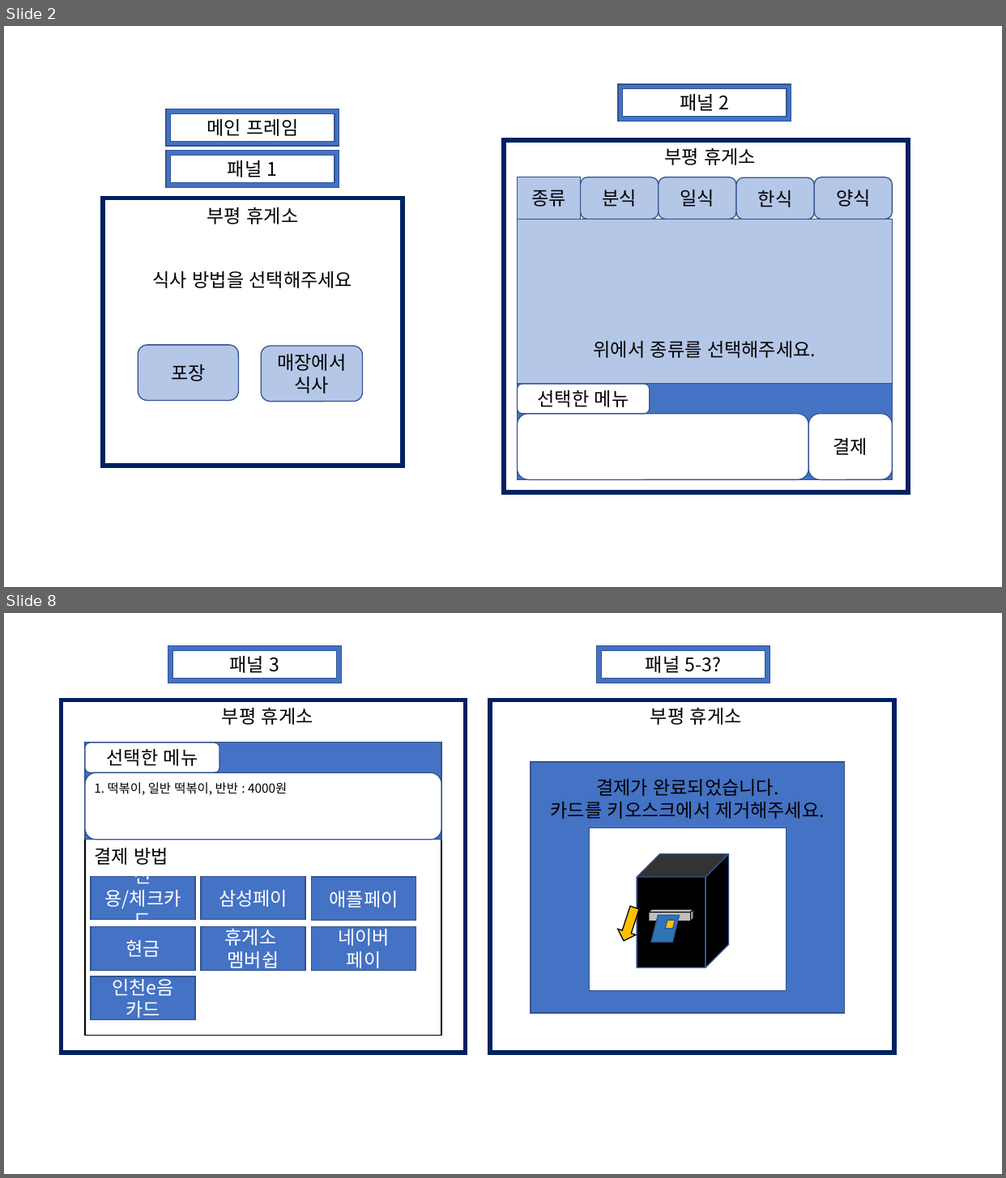
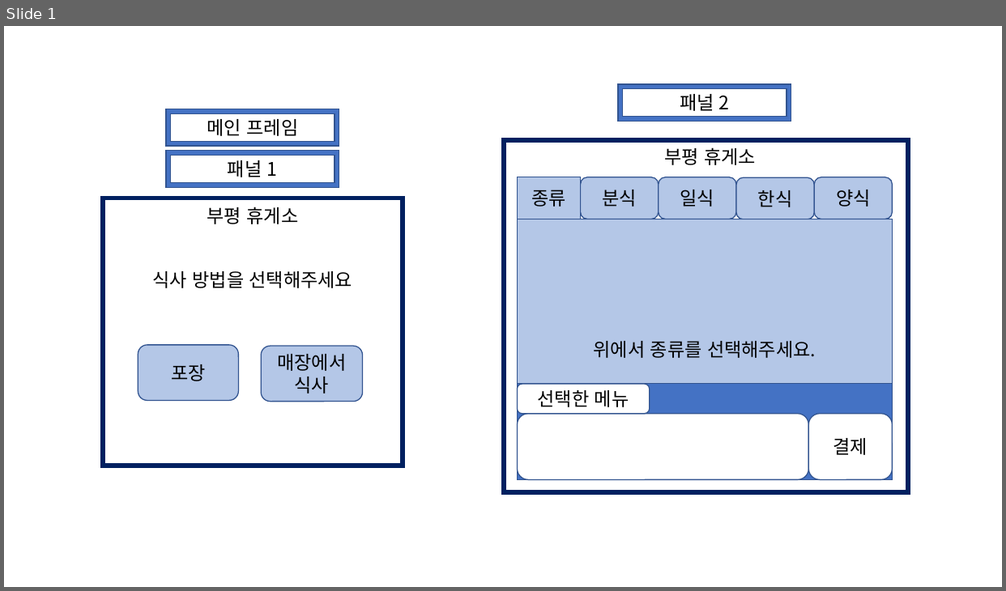
Before and after one commit to ase10git/JavaProject, a slide deck: 자바프로젝트 20231114.pptx. Shown one above the other, each under a label of ours: slides 2 and 8 before the commit, slide 1 after it; the slides between them are not shown. The pictures are 1006x1178 and 1006x591 pixels, drawn with LibreOffice and Linux fonts; fonts in the diff are those of the drawing. Boxes give left, top, right and bottom in pixels: in the first picture for what was removed or moved away, otherwise in the second. Text is boxed around its words. In the diff, an @@ line names an element or a change of style, - is before the commit and + after.

```diff
--- a/자바프로젝트 20231114.pptx
+++ b/자바프로젝트 20231114.pptx
@@ slide 8 removed at box(4, 613, 1002, 1174), background #FFFFFF @@
@@ frame removed at box(168, 646, 341, 683) @@
-패널 3
@@ frame removed at box(597, 646, 769, 683) @@
-패널 5-3?
@@ rectangle removed at box(61, 700, 465, 1053) @@
@@ text removed at box(222, 707, 313, 725) @@
-부평 휴게소
@@ rectangle removed at box(490, 700, 894, 1053) @@
@@ text removed at box(650, 707, 742, 725) @@
-부평 휴게소
@@ rectangle removed at box(85, 743, 441, 1036) @@
@@ group removed at box(85, 743, 441, 840): 2 rounded rectangles, 1 rectangle, 1 text @@
-선택한 메뉴
-1. 떡볶이, 일반 떡볶이, 반반 : 4000원
@@ group removed at box(530, 762, 844, 1013): 2 rectangles, 2 cubes, 2 parallelograms, 1 text, 1 right arrow @@
-결제가 완료되었습니다.
-카드를 키오스크에서 제거해주세요.
@@ group removed at box(91, 848, 416, 1020): 7 rectangles, 1 text @@
-결제 방법
-신용/체크카드
-삼성페이
-애플페이
-현금
-휴게소
-멤버쉽
-네이버
-페이
-인천e음
-카드
@@ what was slide 2 is now slide 1 @@
```
Also in this commit, not shown: 4 slides changed, 2 slides added, 4 other slides removed, 8 other files.
